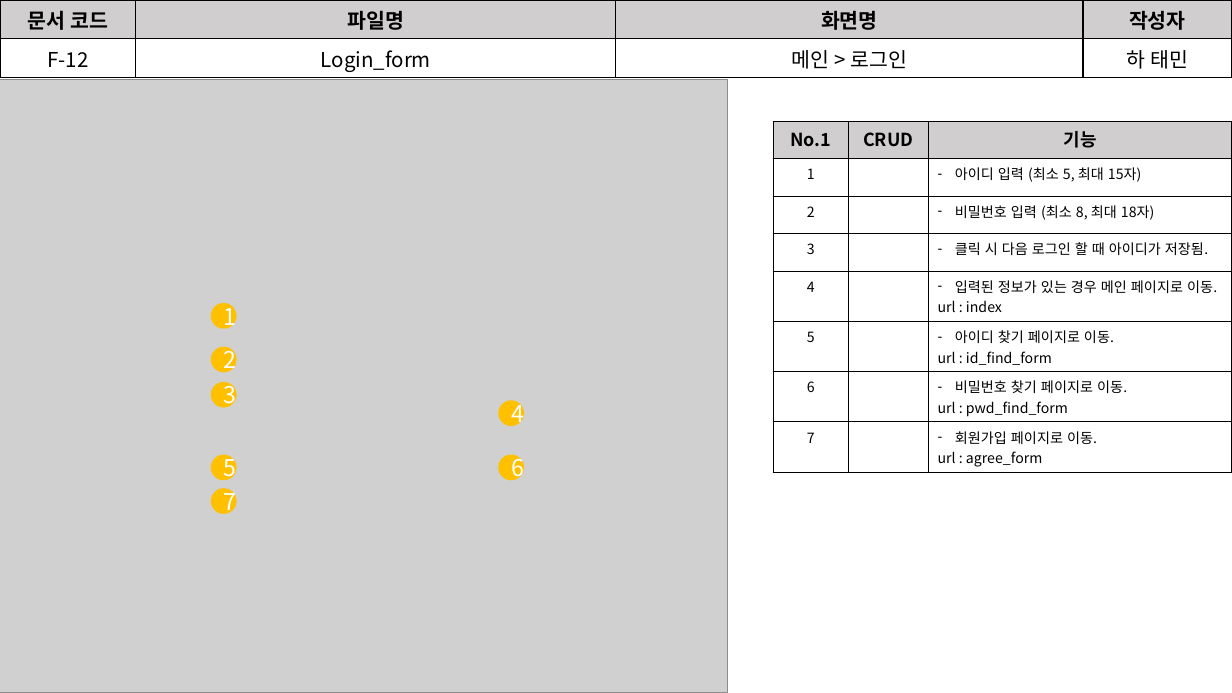
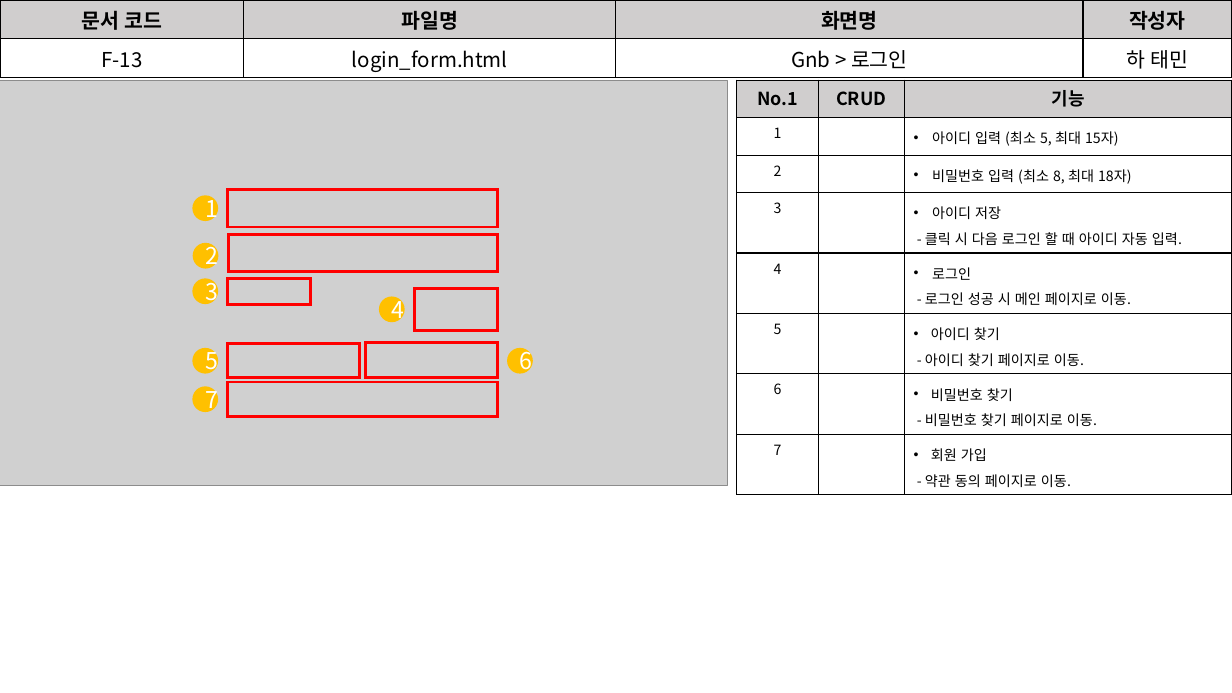
Before and after one commit to David-Ha-1217/Publisher_Portfolio, a slide deck: slide 8 of Documents/화면설계서.pptx (slide 7 before the commit). Drawn at 1232x693 pixels with LibreOffice and Linux fonts; fonts in the diff are those of the drawing; grey boxes stand for pictures. Boxes give left, top, right and bottom in pixels: in the first picture for what was removed or moved away, otherwise in the second. Text is boxed around its words. In the diff, an @@ line names an element or a change of style, - is before the commit and + after.

```diff
--- a/Documents/화면설계서.pptx
+++ b/Documents/화면설계서.pptx
@@ table at [0,0,1232,76] @@
-row 2: F-12 | Login_form | 메인 > 로그인 | 하 태민
+row 2: F-13 | login_form.html | Gnb > 로그인 | 하 태민
@@ picture: place and size @@
-picture at [0,79,727,693]
+picture at [0,80,727,486]
@@ table at [738,80,1232,491] @@
-row 4, column 3: 클릭 시 다음 로그인 할 때 아이디가 저장됨.
+row 4, column 3: 아이디 저장 / - 클릭 시 다음 로그인 할 때 아이디 자동 입력.
-row 5, column 3: 입력된 정보가 있는 경우 메인 페이지로 이동. / url : index
+row 5, column 3: 로그인 / - 로그인 성공 시 메인 페이지로 이동.
-row 6, column 3: 아이디 찾기 페이지로 이동. / url : id_find_form
+row 6, column 3: 아이디 찾기 / - 아이디 찾기 페이지로 이동.
-row 7, column 3: 비밀번호 찾기 페이지로 이동. / url : pwd_find_form
+row 7, column 3: 비밀번호 찾기 / - 비밀번호 찾기 페이지로 이동.
-row 8, column 3: 회원가입 페이지로 이동. / url : agree_form
+row 8, column 3: 회원 가입 / - 약관 동의 페이지로 이동.
@@ bullet - to • @@
@@ line spacing 1 to 1.25 @@
@@ table: place and size @@
-table at [774,121,1232,471]
+table at [738,80,1232,491]
@@ ellipse "1": place and size @@
-ellipse "1" at [211,303,237,329]
+ellipse "1" at [192,195,218,221]
@@ rectangle added at [228,189,497,226], outline #FF0000 2.25 pt @@
@@ rectangle added at [228,235,497,272], outline #FF0000 2.25 pt @@
@@ rectangle added at [228,279,311,305], outline #FF0000 2.25 pt @@
@@ ellipse "4": place and size @@
-ellipse "4" at [498,400,524,426]
+ellipse "4" at [379,297,405,323]
@@ rectangle added at [415,288,498,331], outline #FF0000 2.25 pt @@
@@ 3 ellipses: place and size @@
-3 ellipses at [211,347,237,481]
+3 ellipses at [192,243,219,373]
@@ rectangle added at [228,344,360,378], outline #FF0000 2.25 pt @@
@@ rectangle added at [365,343,497,377], outline #FF0000 2.25 pt @@
@@ ellipse "6": place and size @@
-ellipse "6" at [498,455,524,481]
+ellipse "6" at [507,348,533,373]
@@ ellipse "7": place and size @@
-ellipse "7" at [211,488,237,514]
+ellipse "7" at [192,386,218,412]
@@ rectangle added at [228,382,497,416], outline #FF0000 2.25 pt @@
```
Also in this commit, not shown: 9 other slides changed, 4 slides added, 1 slide removed, 5 other files.
